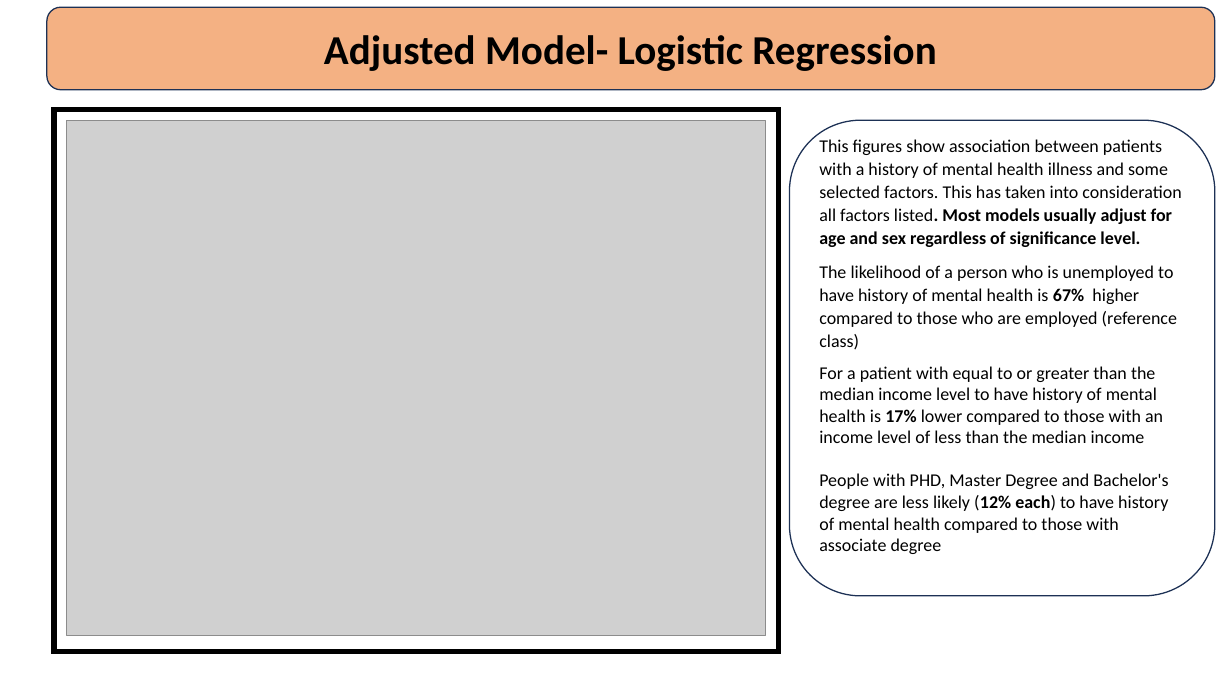
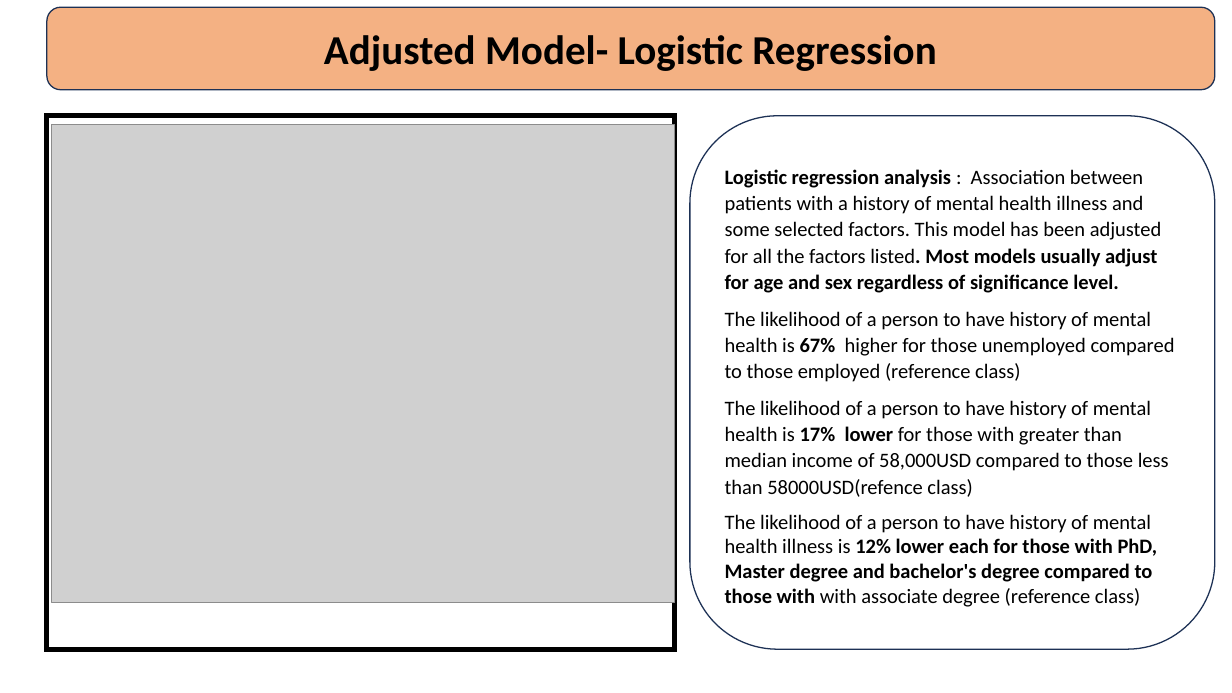
Before and after one commit to hnanji/PREDICTING-MH, a slide deck: slide 19 of reports/mental.health.pptx. Drawn at 1232x693 pixels with LibreOffice and Linux fonts; fonts in the diff are those of the drawing; grey boxes stand for pictures. Boxes give left, top, right and bottom in pixels: in the first picture for what was removed or moved away, otherwise in the second. Text is boxed around its words. In the diff, an @@ line names an element or a change of style, - is before the commit and + after.

```diff
--- a/reports/mental.health.pptx
+++ b/reports/mental.health.pptx
@@ rectangle: place and size @@
-rectangle at [54, 109, 778, 652]
+rectangle at [47, 116, 675, 649]
@@ rounded rectangle "Logistic regression analysis : Association ...": place and size @@
-rounded rectangle "Logistic regression analysis : Association ..." at [789, 120, 1214, 596]
+rounded rectangle "Logistic regression analysis : Association ..." at [690, 116, 1215, 649]
@@ picture: place and size @@
-picture at [67, 120, 766, 636]
+picture at [52, 125, 675, 603]
@@ text in rounded rectangle at [725, 169, 1175, 607]: text changed; size 14 to 16 pt @@
-This figures show association between patients with a history of mental health illness and some selected factors. This has taken into consideration all factors listed. Most models usually adjust for age and sex regardless of significance level.
-The likelihood of a person who is unemployed to have history of mental health is 67% higher compared to those who are employed (reference class)
-For a patient with equal to or greater than the median income level to have history of mental health is 17% lower compared to those with an income level of less than the median income
-People with PHD, Master Degree and Bachelor's degree are less likely (12% each) to have history of mental health compared to those with associate degree
+Logistic regression analysis : Association between patients with a history of mental health illness and some selected factors. This model has been adjusted for all the factors listed. Most models usually adjust for age and sex regardless of significance level.
+The likelihood of a person to have history of mental health is 67% higher for those unemployed compared to those employed (reference class)
+The likelihood of a person to have history of mental health is 17% lower for those with greater than median income of 58,000USD compared to those less than 58000USD(refence class)
+The likelihood of a person to have history of mental health illness is 12% lower each for those with PhD, Master degree and bachelor's degree compared to those with with associate degree (reference class)
```
Also in this commit, not shown: 16 other slides changed, 4 slides added, 2 slides removed.
